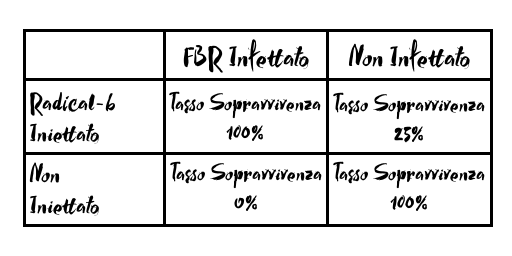
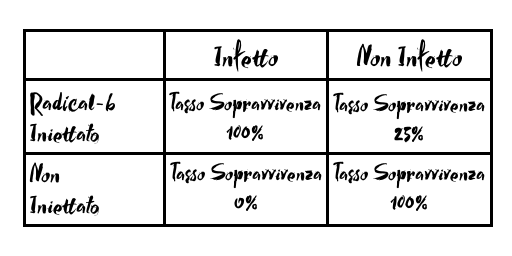
Revision of a layered 512 x 256 image; what changed, layer by layer:
renamed "Non Infettato" to "Non Infetto", painted on it over 348, 39, 470, 72
renamed "FBR Infettato" to "Infetto", painted on it over 183, 39, 309, 73
